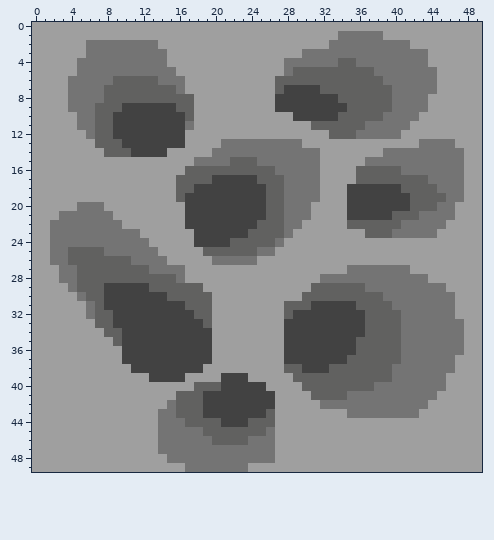
File history of a pixel-art sprite, sprites/asteroid3.png. Above: the version before the commit.
The file is 50x50 pixels. Colours within 5 levels of each other are drawn and written as one.
After the commit:
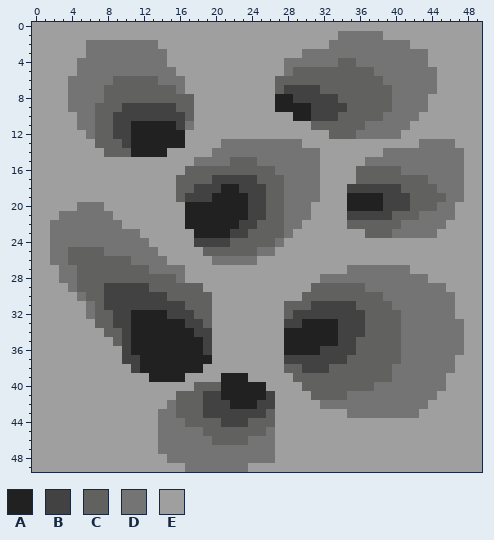
Palette (. is transparent): A #212121  B #424242  C #616160  D #747474  E #9f9f9f
Difference:
Colour B gives way to colour A in row 8 at x 27 to 28; in row 9 at x 27 to 30; in row 10 at x 29 to 30; in row 11 at x 11 to 15; in rows 12 to 13 at x 11 to 16; in row 14 at x 11 to 14.
Colour B gives way to colour A in row 18 at x 21 to 22; in row 19 at x 20 to 23 and 35 to 38; in row 20 at x 17 to 23 and 35 to 38; in row 21 at x 17 to 23; in row 22 at x 17 to 22; in row 23 at x 18 to 21.
Colour B gives way to colour A in row 32 at x 11 to 14; in row 33 at x 11 to 16 and 30 to 33; in row 34 at x 11 to 17 and 28 to 33; in row 35 at x 11 to 18 and 28 to 33; in row 36 at x 11 to 18 and 28 to 31; in row 37 at x 12 to 19.
Colour B gives way to colour A in row 38 at x 12 to 18; in row 39 at x 13 to 16 and 21 to 23; in rows 40 to 41 at x 21 to 25; in row 42 at x 22 to 24.
Boxes around the changes in both pictures, in picture pixels (x1, y1, x2, y2):
changed: (275, 94, 311, 121)
changed: (131, 121, 185, 157)
changed: (185, 184, 248, 238)
changed: (347, 193, 383, 211)
changed: (131, 310, 338, 409)
